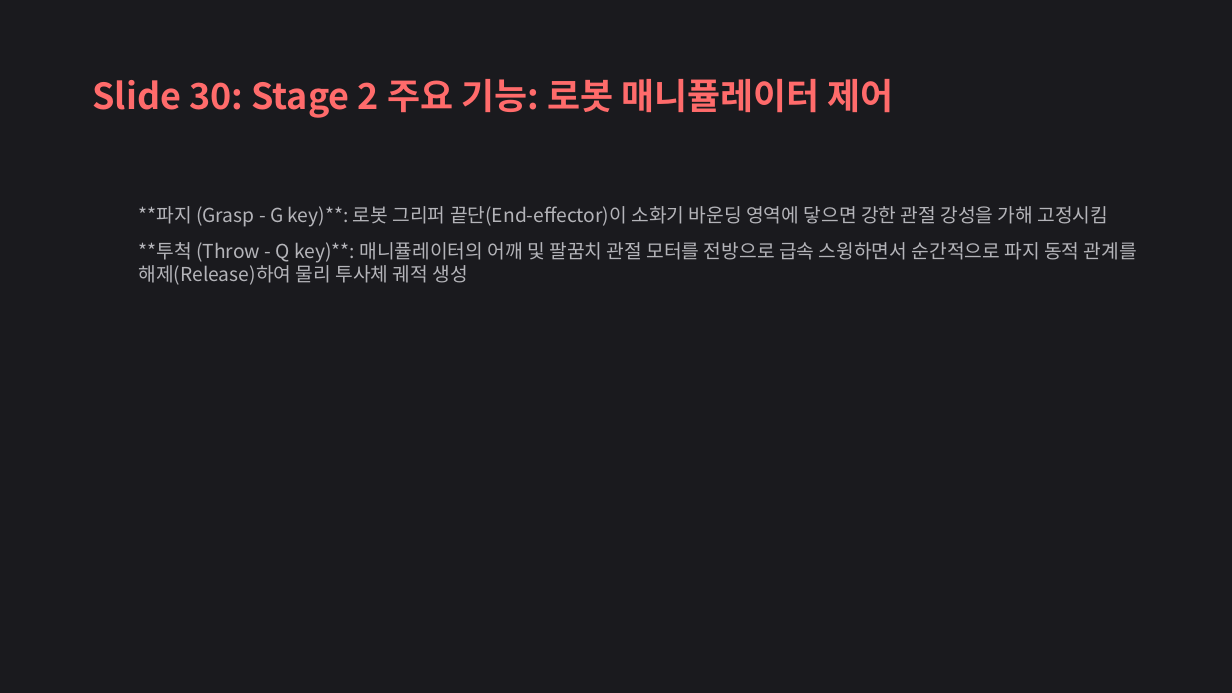
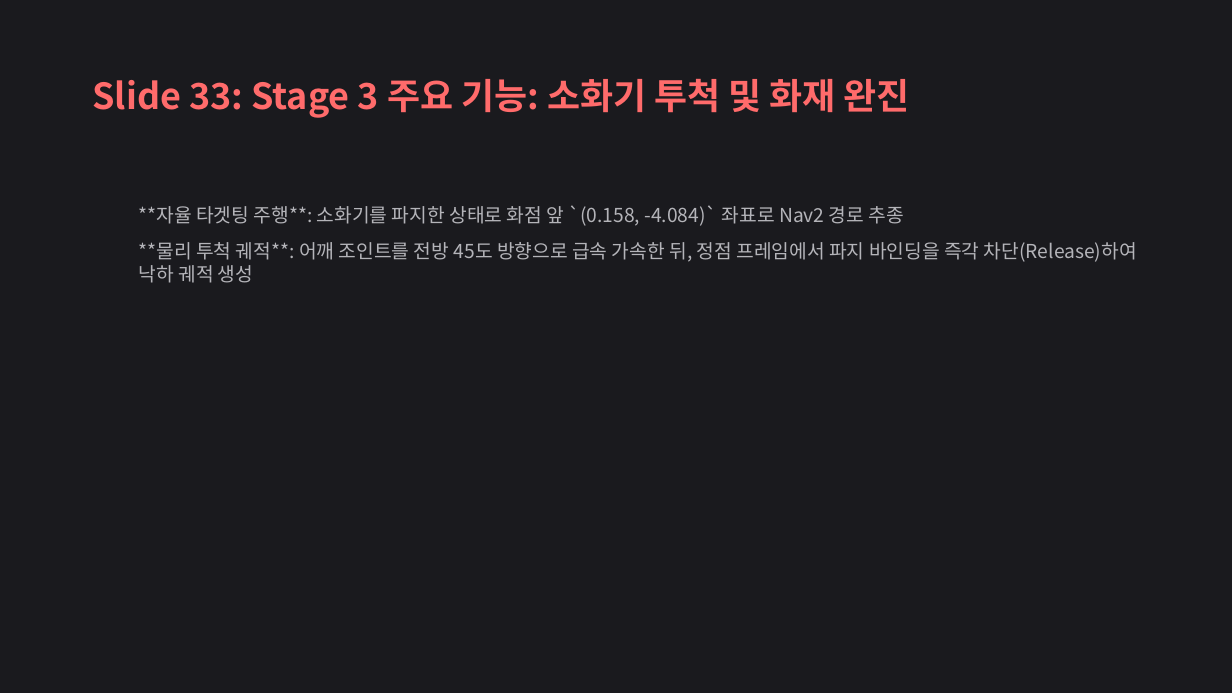
Before and after one commit to yoonseonjae/hot-spot_isaac_sim, a slide deck: slide 33 of docs/Cobot_Fire_Sim_Presentation.pptx (slide 30 before the commit). Drawn at 1232x693 pixels with LibreOffice and Linux fonts; fonts in the diff are those of the drawing. Boxes give left, top, right and bottom in pixels: in the first picture for what was removed or moved away, otherwise in the second. Text is boxed around its words. In the diff, an @@ line names an element or a change of style, - is before the commit and + after.

Commit message:
docs: run_stage5.sh 런타임 단계별 시퀀스로 발표 슬라이드 및 파워포인트 전면 개편

```diff
--- a/docs/Cobot_Fire_Sim_Presentation.pptx
+++ b/docs/Cobot_Fire_Sim_Presentation.pptx
@@ text at bbox=[92, 78, 910, 118]: text changed @@
-Slide 30: Stage 2 주요 기능: 로봇 매니퓰레이터 제어
+Slide 33: Stage 3 주요 기능: 소화기 투척 및 화재 완진
@@ text at bbox=[139, 205, 1137, 283]: text changed @@
-  **파지 (Grasp - G key)**: 로봇 그리퍼 끝단(End-effector)이 소화기 바운딩 영역에 닿으면 강한 관절 강성을 가해 고정시킴
-  **투척 (Throw - Q key)**: 매니퓰레이터의 어깨 및 팔꿈치 관절 모터를 전방으로 급속 스윙하면서 순간적으로 파지 동적 관계를 해제(Release)하여 물리 투사체 궤적 생성
+  **자율 타겟팅 주행**: 소화기를 파지한 상태로 화점 앞 `(0.158, -4.084)` 좌표로 Nav2 경로 추종
+  **물리 투척 궤적**: 어깨 조인트를 전방 45도 방향으로 급속 가속한 뒤, 정점 프레임에서 파지 바인딩을 즉각 차단(Release)하여 낙하 궤적 생성
```
Also in this commit, not shown: 26 other slides changed, 4 slides added, 1 slide removed, 1 other file.
